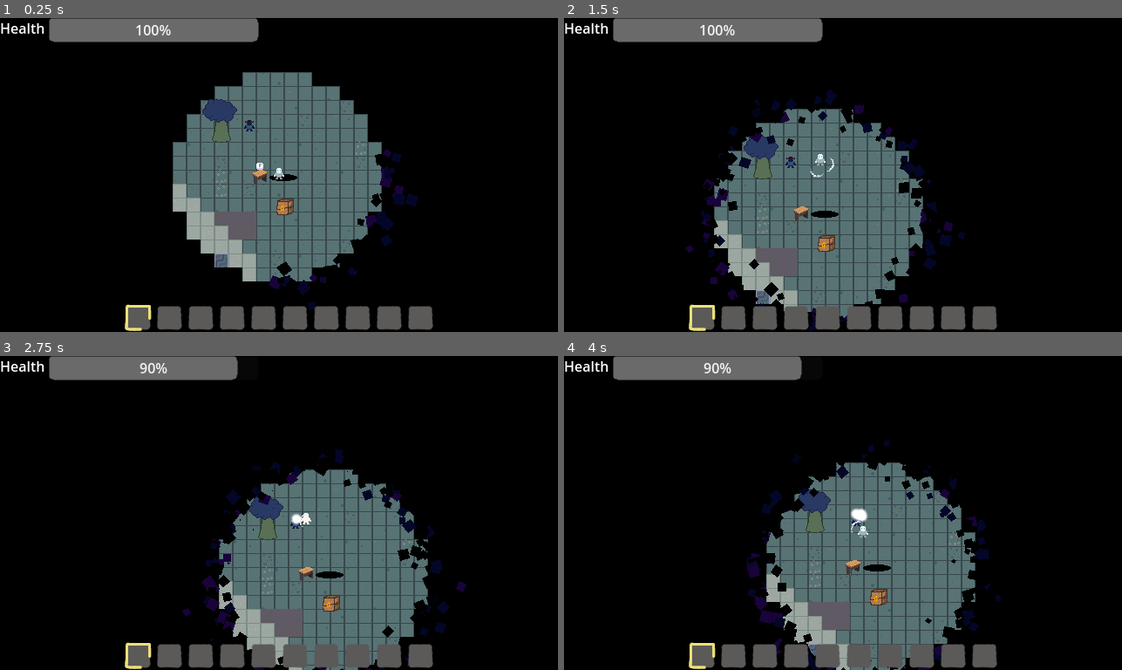
Above: before the commit, frames 1-4 (two rows, left to right).
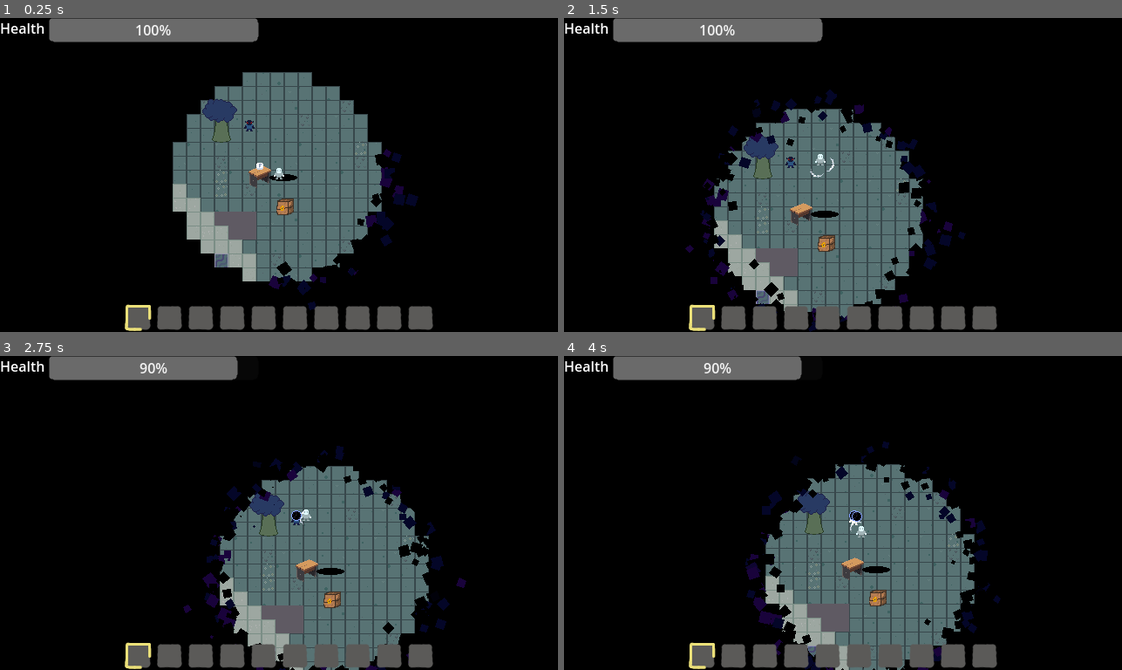
Above: after the commit, the same moments.

Repository: TimoRoggel/EverDark
Game: Godot game, scene res://scenes/levels/world.tscn
The game is run twice, just before and just after one commit, with the same random seed, the same clock (stepped at 60 frames per second) and the same inputs.
Inputs (mouse positions are in pixels of both pictures, inside the frame that each line leads up to):
- Up to frame 1 (0.25 s): no input
- Up to frame 2 (1.5 s): tap Enter at 0.5 s; move the mouse to (815, 237) at 0.52 s; press the mouse at (815, 237) at 0.53 s; hold W (up) 0.53-1.25 s; release the mouse at (815, 237) at 1.25 s; drag from (1010, 222) to (854, 143) at 1.27 s
- Up to frame 3 (2.75 s): move the mouse to (111, 465) at 2.02 s; hold A (left) from 2.03 s (still down); hold Right mouse button (block) from 2.03 s (still down); click (111, 465) at 2.3 s
- Up to frame 4 (4 s): release A (left) at 2.75 s; release Right mouse button (block) at 2.75 s; drag from (870, 513) to (893, 604) at 2.77 s; move the mouse to (759, 434) at 3.52 s; hold S (down) from 3.53 s (still down); hold Q (drop_item) from 3.53 s (still down); click (759, 434) at 3.8 s

The runs differ from the first frame. In frame 1, less than 0.1% of the frame differs, in the area x 44-49%, y 47-55%; in frame 2, 0.1%; in frame 3, 6.7%, in the area x 32-84%, y 28-100%; in frame 4, 5.4%.

Commit message:
minor bugfixes for presentation

Diff:
--- a/data/recipes.csv
+++ b/data/recipes.csv
@@ -1,4 +1,4 @@
 "id","name","rewards","costs"
 "0","core","[1]","[0;0]"
-"1","lumin","[0]","[1;1]"
+"1","lumin","[0]","[]"
 "2","potion","[2]","[1;2]"
--- a/project.godot
+++ b/project.godot
@@ -110,6 +110,11 @@
 "events": [Object(InputEventKey,"resource_local_to_scene":false,"resource_name":"","device":-1,"window_id":0,"alt_press …(192 unchanged characters)…
 ]
 }
+debug={
+"deadzone": 0.2,
+"events": [Object(InputEventKey,"resource_local_to_scene":false,"resource_name":"","device":-1,"window_id":0,"alt_pressed":false,"shift_pressed":false,"ctrl_pressed":false,"meta_pressed":false,"pressed":false,"keycode":0,"physical_keycode":66,"key_label":0,"unicode":98,"location":0,"echo":false,"script":null)
+]
+}
 
 [layer_names]
 
--- a/scenes/characters/player.tscn
+++ b/scenes/characters/player.tscn
@@ -19,9 +19,9 @@
 [ext_resource type="Script" uid="uid://c0jl7340jmrnc" path="res://scripts/components/block_component.gd" id="17_d6tgn"]
 [ext_resource type="Resource" uid="uid://bbtl2icahexun" path="res://resources/attacks/player_default_attack.tres" id="17_kmyvj"]
 [ext_resource type="PackedScene" uid="uid://bn1esnd74d0hh" path="res://UI/pause_menu.tscn" id="18_d6tgn"]
+[ext_resource type="Script" uid="uid://chbvt1cpvl4ve" path="res://scripts/components/lumin_placement_component.gd" id="18_kmyvj"]
+[ext_resource type="Script" path="res://scenes/characters/hotbar_container.gd" id="20_eir2k"]
 [ext_resource type="PackedScene" uid="uid://beguyjw3ooy0v" path="res://UI/hud.tscn" id="20_kmyvj"]
-[ext_resource type="Script" uid="uid://c54jhhrackwfy" path="res://scenes/characters/hotbar_container.gd" id="20_eir2k"]
-[ext_resource type="Script" uid="uid://chbvt1cpvl4ve" path="res://scripts/components/lumin_placement_component.gd" id="18_kmyvj"]
 
 [sub_resource type="RectangleShape2D" id="RectangleShape2D_dyp2m"]
 size = Vector2(6, 8)
--- a/scenes/characters/test_enemy.tscn
+++ b/scenes/characters/test_enemy.tscn
@@ -1,36 +1,43 @@
-[gd_scene load_steps=11 format=3 uid="uid://cgmgqctfbwgu3"]
+[gd_scene load_steps=12 format=3 uid="uid://cgmgqctfbwgu3"]
 
 [ext_resource type="Script" uid="uid://bhkah5ac48rty" path="res://scripts/characters/enemy/enemy_controller.gd" id="1_3nmv6"]
 [ext_resource type="Script" uid="uid://cnvj3qt0x6603" path="res://scripts/components/move_component.gd" id="2_ehifl"]
 [ext_resource type="Script" uid="uid://byhtuq8lov8xm" path="res://scripts/components/spawn_attack_component.gd" id="3_0lte8"]
 [ext_resource type="Script" uid="uid://bvp6jp0bat6ko" path="res://scripts/resources/attack.gd" id="4_0bfxp"]
-[ext_resource type="Texture2D" uid="uid://yr12pliky2ha" path="res://graphics/light1.png" id="5_bqtwb"]
 [ext_resource type="Texture2D" uid="uid://bn28364ot1veb" path="res://graphics/monster.png" id="6_d8qpd"]
+[ext_resource type="Texture2D" uid="uid://cqjwqvliyrbnj" path="res://graphics/core.png" id="6_ehifl"]
 [ext_resource type="Script" uid="uid://cdmb82h3irdnt" path="res://scripts/components/health_component.gd" id="7_u58fu"]
 [ext_resource type="Script" uid="uid://brg24dd5ampra" path="res://scripts/components/target_component.gd" id="8_8jpgt"]
+[ext_resource type="Script" uid="uid://dwhmrw8e0vjks" path="res://scripts/components/hitbox_component.gd" id="9_ehifl"]
 
 [sub_resource type="CircleShape2D" id="CircleShape2D_gs7m4"]
 radius = 7.0
 
 [sub_resource type="Resource" id="Resource_y40x4"]
 script = ExtResource("4_0bfxp")
-texture = ExtResource("5_bqtwb")
+texture = ExtResource("6_ehifl")
+firerate = 1.0
+lifetime = 2.0
 hurtbox = Rect2i(0, 0, 8, 8)
 metadata/_custom_type_script = "uid://bvp6jp0bat6ko"
 
 [node name="test_enemy" type="CharacterBody2D"]
 motion_mode = 1
 script = ExtResource("1_3nmv6")
+min_distance_to_target = 4.0
+attack_distance = 512.0
 metadata/_custom_type_script = "uid://bhkah5ac48rty"
 
 [node name="collision" type="CollisionShape2D" parent="."]
 shape = SubResource("CircleShape2D_gs7m4")
 
 [node name="sprite" type="Sprite2D" parent="."]
+use_parent_material = true
 texture = ExtResource("6_d8qpd")
 
 [node name="move" type="Node2D" parent="."]
 script = ExtResource("2_ehifl")
+speed = 50.0
 metadata/_custom_type_script = "uid://cnvj3qt0x6603"
 
 [node name="attack" type="Node2D" parent="."]
@@ -47,3 +54,8 @@
 script = ExtResource("8_8jpgt")
 targeting_flags = 1
 metadata/_custom_type_script = "uid://brg24dd5ampra"
+
+[node name="HitboxComponent" type="Node2D" parent="."]
+script = ExtResource("9_ehifl")
+collision_radius = 7.5
+metadata/_custom_type_script = "uid://dwhmrw8e0vjks"
--- a/scenes/crafting/crafting.tscn
+++ b/scenes/crafting/crafting.tscn
@@ -19,7 +19,6 @@
 
 [node name="Sprite2D" type="Sprite2D" parent="."]
 position = Vector2(-0.24999994, 0.24999994)
-scale = Vector2(0.17578125, 0.17578125)
 texture = ExtResource("1_rj1pl")
 
 [node name="CanvasLayer" type="CanvasLayer" parent="."]
--- a/scripts/components/input_component.gd
+++ b/scripts/components/input_component.gd
@@ -24,13 +24,12 @@
 		interact.emit()
 	if Input.is_action_just_pressed("attack"):
 		started_attacking.emit()
-	if Input.is_key_pressed(KEY_B):
-		if can_spawn:
-			var item: DroppedItem2D = DroppedItem2D.new()
-			item.item = DataManager.resources["items"].pick_random()
-			controller.add_sibling(item)
-			item.global_position = get_global_mouse_position()
-			position_pressed.emit(get_global_mouse_position())
+		position_pressed.emit(get_global_mouse_position())
+	if Input.is_action_just_pressed("debug"):
+		var item: DroppedItem2D = DroppedItem2D.new()
+		item.item = DataManager.get_resource_by_id("items", 1)
+		controller.add_sibling(item)
+		item.global_position = get_global_mouse_position()
 	if Input.is_action_just_pressed("toggle_inventory"):
 		can_spawn = !can_spawn
 		inventory_toggled.emit()
Not shown: 1 places in UI/input_button.tscn that only renumber resources
Not shown: 1 places in default_bus_layout.tres that only renumber resources
Not shown, changed: export_presets.cfg
Binary file changed: graphics/crafting.png
Not shown: 1 places in scenes/characters/player.tscn that only renumber resources
